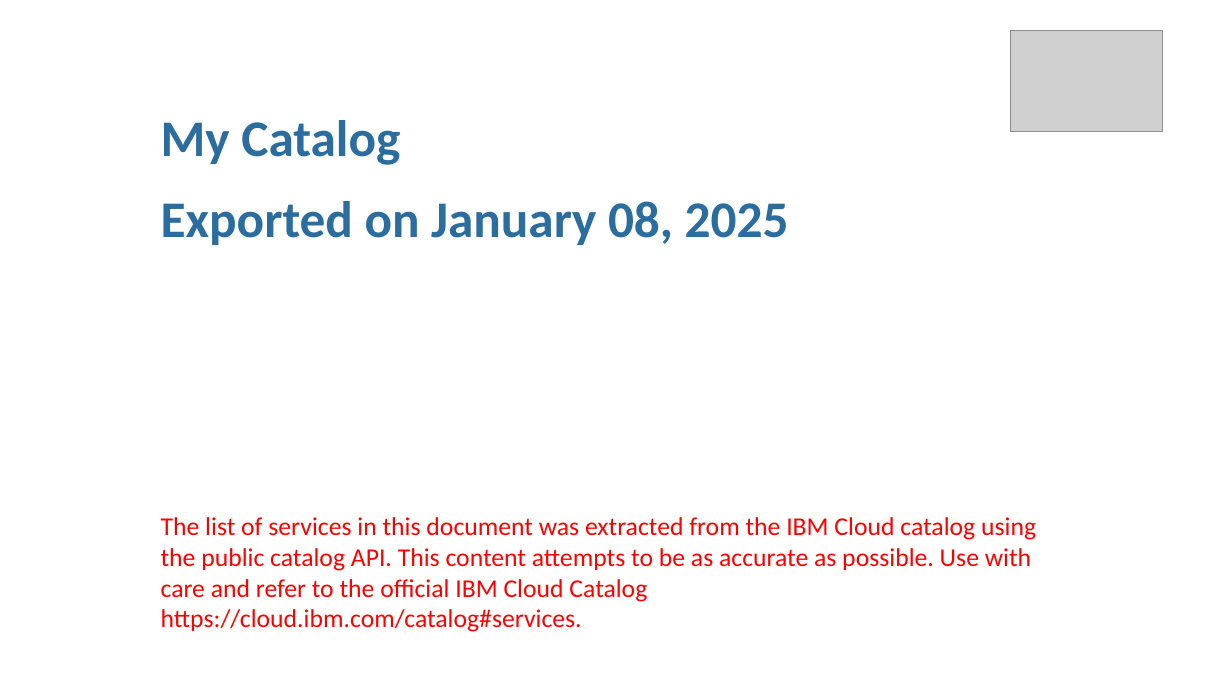
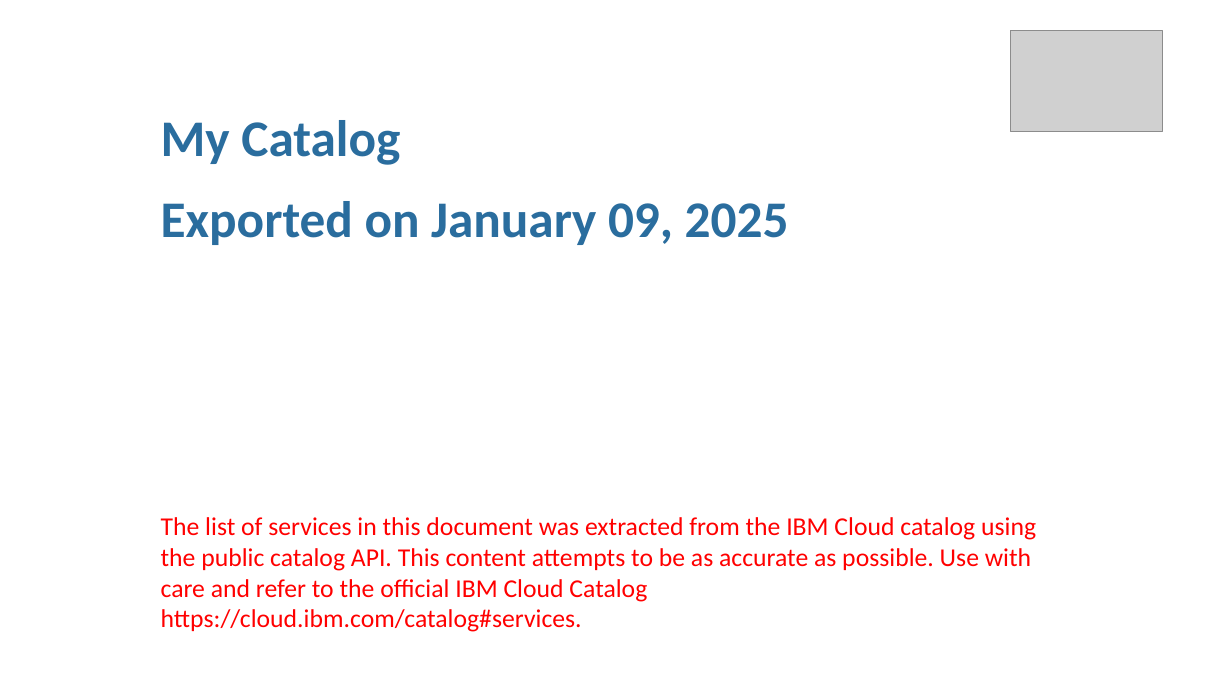
Before and after one commit to l2fprod/mycatalog, a slide deck: slide 1 of docs/generated/mycatalog.pptx. Drawn at 1232x693 pixels with LibreOffice and Linux fonts; fonts in the diff are those of the drawing; grey boxes stand for pictures. Boxes give left, top, right and bottom in pixels: in the first picture for what was removed or moved away, otherwise in the second. Text is boxed around its words. In the diff, an @@ line names an element or a change of style, - is before the commit and + after.

```diff
--- a/docs/generated/mycatalog.pptx
+++ b/docs/generated/mycatalog.pptx
@@ text at [161, 201, 789, 245]: text changed @@
-Exported on January 08, 2025
+Exported on January 09, 2025
```
Also in this commit, not shown: 8 other files.
